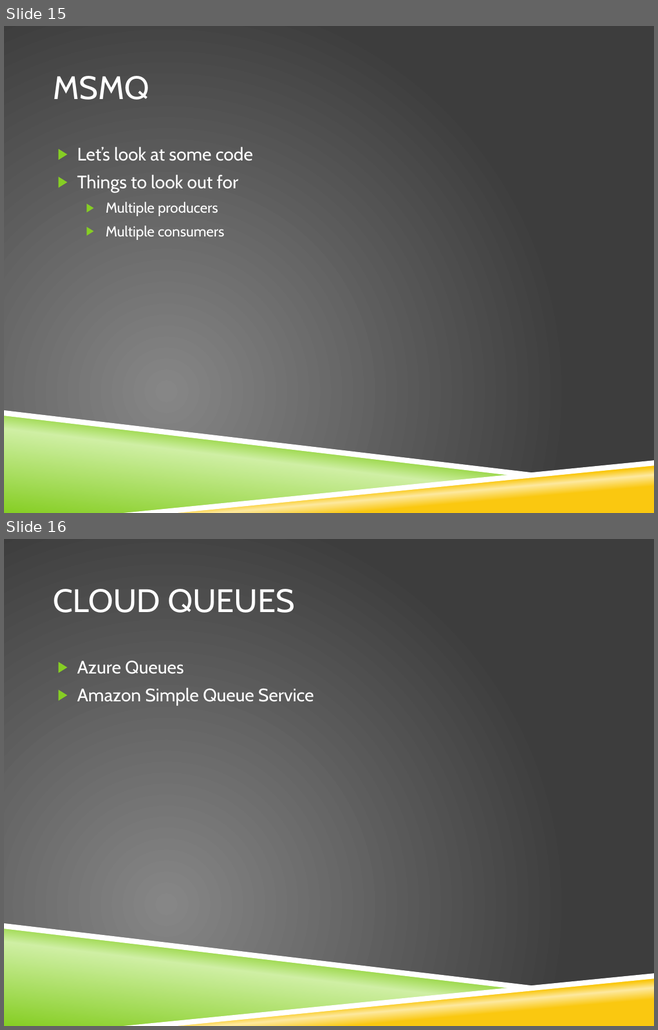
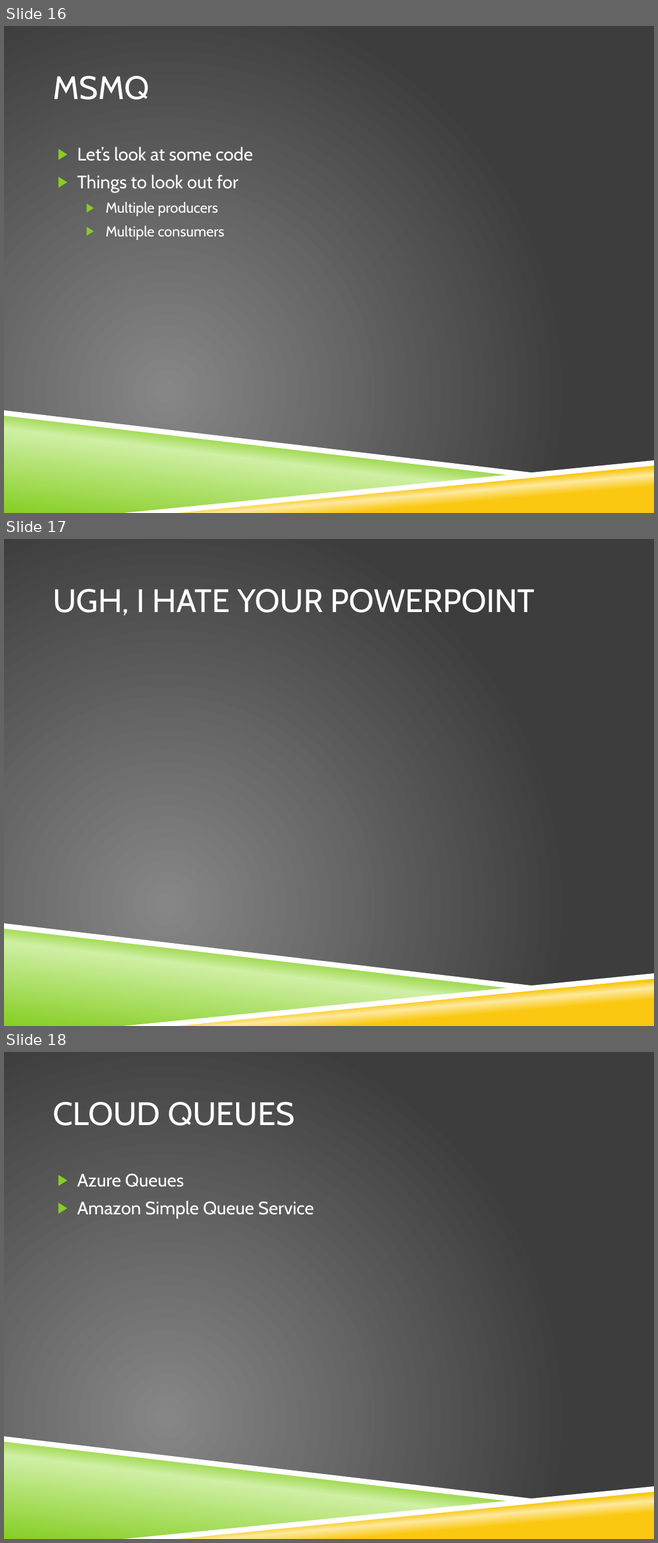
Before and after one commit to stimms/Queues, a slide deck: Queues and message based architecture.pptx. Shown one above the other, each under a label of ours: slides 15 and 16 before the commit, slides 16, 17 and 18 after it. The pictures are 658x1030 and 658x1543 pixels, drawn with LibreOffice and Linux fonts; fonts in the diff are those of the drawing; background and template pictures are left out. Boxes give left, top, right and bottom in pixels: in the first picture for what was removed or moved away, otherwise in the second. Text is boxed around its words. In the diff, an @@ line names an element or a change of style, - is before the commit and + after.

```diff
--- a/Queues and message based architecture.pptx
+++ b/Queues and message based architecture.pptx
@@ slide 17 added at (x1=4, y1=539, x2=654, y2=1026), background picture (left out); not listed: 4 template elements that a slide beside it also shows @@
@@ title added at (x1=53, y1=589, x2=534, y2=616), 36 pt, text #FFFFFF @@
+UGH, I HATE YOUR POWERPOINT
@@ what was slide 15 is now slide 16 @@
@@ what was slide 16 is now slide 18 @@
```
Also in this commit, not shown: 2 other slides added.
